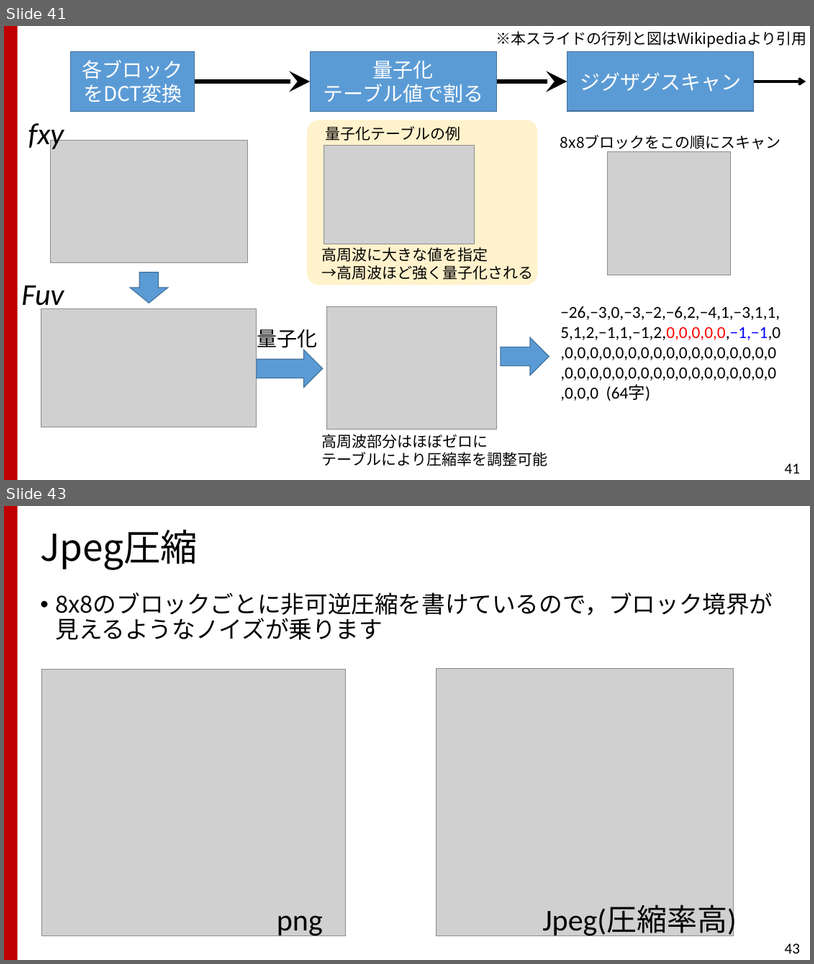
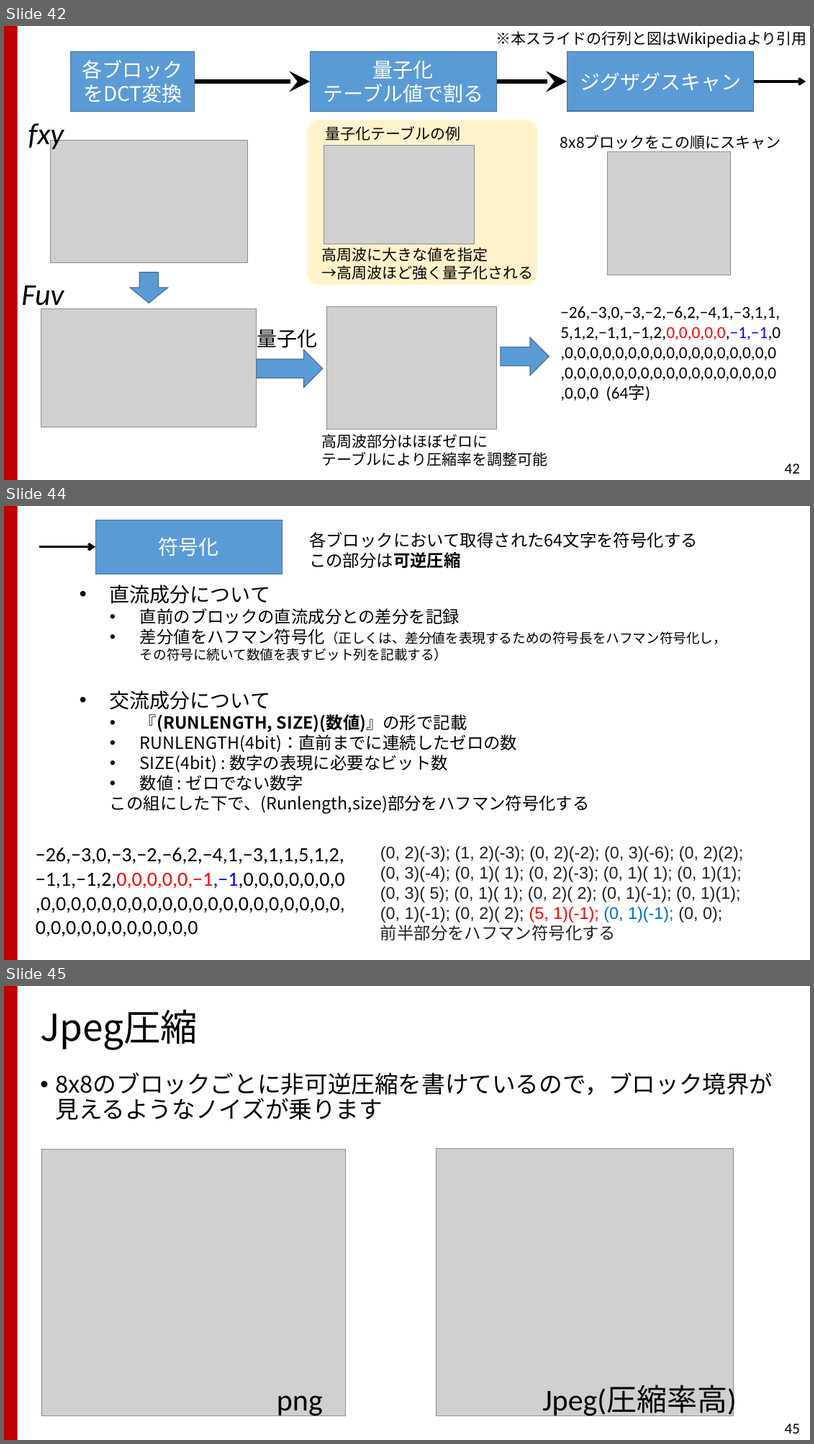
Before and after one commit to TakashiIjiri/TakashiIjiri.github.io, a slide deck: classes/dm2022/dm08.pptx. Shown one above the other, each under a label of ours: slides 41 and 43 before the commit, slides 42, 44 and 45 after it; the slides between them are not shown. The pictures are 814x964 and 814x1444 pixels, drawn with LibreOffice and Linux fonts; fonts in the diff are those of the drawing; grey boxes stand for pictures. Boxes give left, top, right and bottom in pixels: in the first picture for what was removed or moved away, otherwise in the second. Text is boxed around its words. In the diff, an @@ line names an element or a change of style, - is before the commit and + after.

```diff
--- a/classes/dm2022/dm08.pptx
+++ b/classes/dm2022/dm08.pptx
@@ slide 44 added at (4,506,810,960), background #FFFFFF; not listed: 1 template element that a slide beside it also shows @@
@@ rectangle added at (95,520,282,574), fill #5B9BD5, outline #43739E 1 pt, 24 pt, text #FFFFFF @@
+符号化
@@ arrow added from (39, 546) to (95, 546), #000000 2.75 pt @@
@@ text added at (309,532,697,568), 20 pt, text #000000 @@
+各ブロックにおいて取得された64文字を符号化する
+この部分は可逆圧縮
@@ text added at (110,584,727,813), 20 pt, text #000000 @@
+• 直流成分について
+  • 直前のブロックの直流成分との差分を記録
+  • 差分値をハフマン符号化（正しくは、差分値を表現するための符号長をハフマン符号化し，その符号に続いて数値を表すビット列を記載する）
+• 交流成分について
+  • 『(RUNLENGTH, SIZE)(数値)』の形で記載
+  • RUNLENGTH(4bit)：直前までに連続したゼロの数
+  • SIZE(4bit) : 数字の表現に必要なビット数
+  • 数値 : ゼロでない数字
+  この組にした下で、(Runlength,size)部分をハフマン符号化する
@@ text added at (36,847,345,937), 24 pt, text #000000 @@
+−26,−3,0,−3,−2,−6,2,−4,1,−3,1,1,5,1,2,−1,1,−1,2,0,0,0,0,0,−1,−1,0,0,0,0,0,0,0,0,0,0,0,0,0,0,0,0,0,0,0,0,0,0,0,0,0,0,0,0,0,0,0,0,0,0,0,0,0,0
@@ text added at (381,846,744,940), 20 pt, text #202122 @@
+(0, 2)(-3); (1, 2)(-3); (0, 2)(-2); (0, 3)(-6); (0, 2)(2);
+(0, 3)(-4); (0, 1)( 1); (0, 2)(-3); (0, 1)( 1); (0, 1)(1);
+(0, 3)( 5); (0, 1)( 1); (0, 2)( 2); (0, 1)(-1); (0, 1)(1);
+(0, 1)(-1); (0, 2)( 2); (5, 1)(-1); (0, 1)(-1); (0, 0);
+前半部分をハフマン符号化する
@@ what was slide 41 is now slide 42 @@
@@ page number at (785,463,800,473): text changed @@
-41
+42
@@ what was slide 43 is now slide 45 @@
@@ page number at (785,1423,800,1433): text changed @@
-43
+45
```
Also in this commit, not shown: 8 slides changed, 1 other slide added, 1 other file.
